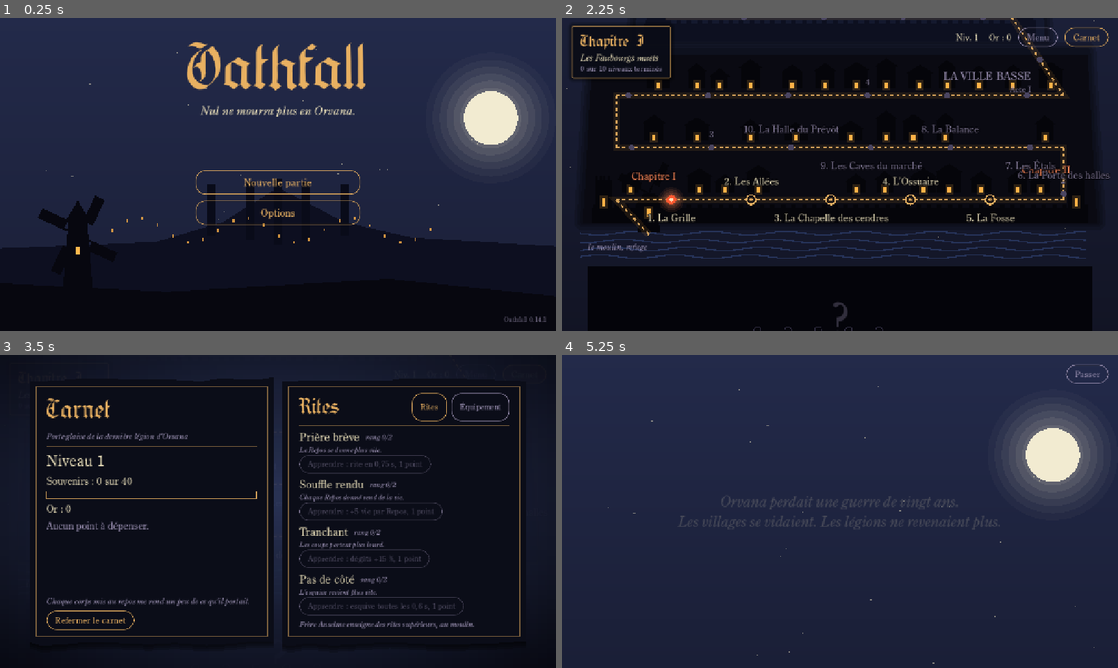
Above: before the commit, frames 1-4 (two rows, left to right).
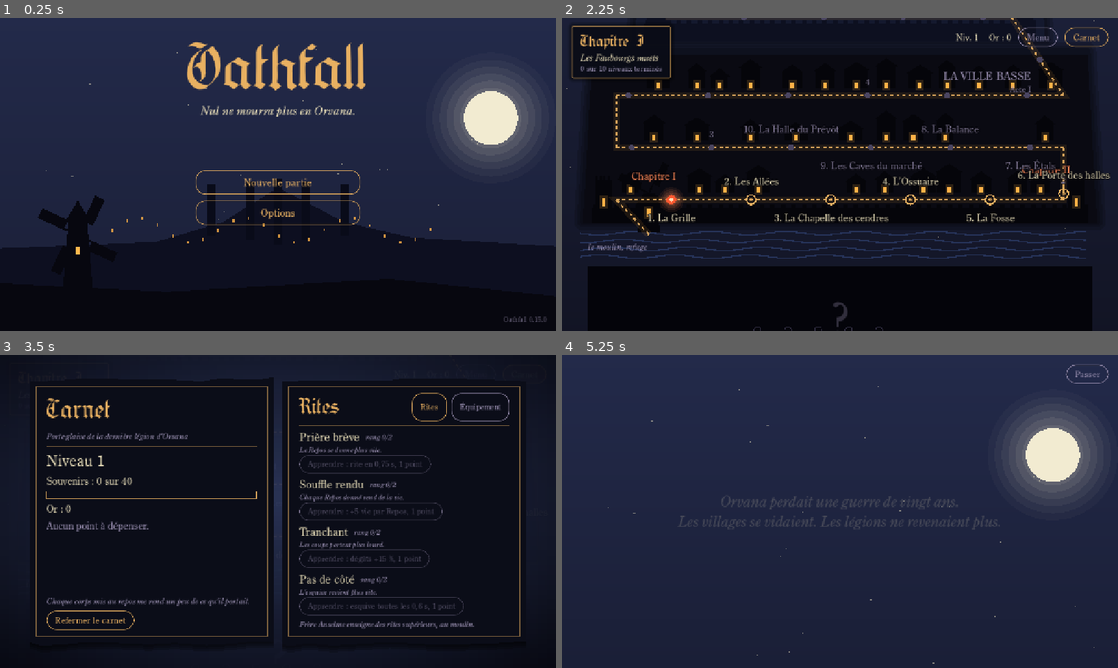
Above: after the commit, the same moments.

Repository: dev-Chris06/oathfall
Game: Godot game, scene res://scenes/main.tscn
Two runs of this game, one before a commit and one after it. Both use one fixed random seed, a clock stepped at 60 frames per second and the inputs below.
Inputs (mouse positions are in pixels of both pictures, inside the frame that each line leads up to):
- Up to frame 1 (0.25 s): no input
- Up to frame 2 (2.25 s): click "Nouvelle partie" at 0.5 s; tap Enter at 1.25 s; drag from (840, 174) to (895, 105) at 1.27 s; click "Passer" at 2 s
- Up to frame 3 (3.5 s): click "Carnet" at 2.75 s
- Up to frame 4 (5.25 s): click "Refermer le carnet" at 3.5 s; click "Menu" at 4.25 s; click "Nouvelle partie" at 5 s

The runs differ from the first frame. In frame 1, less than 0.1% of the frame differs, in the area x 90-99%, y 95-98%; in frame 2, 0.2%, in the area x 82-99%, y 48-58%; in frame 3, less than 0.1%; in frame 4, nothing differs.

Commit message:
Chapitre II, niveau 6 : La Porte des halles
- place de marché avec étals, barrières et réverbères
- trois parties : marchands, archers entre les étals, cloche
- le test automatique le traverse sans chute
- version 0.15.0

Co-Authored-By: Claude Sonnet 5.5 <noreply@anthropic.com>

Diff:
--- a/project.godot
+++ b/project.godot
@@ -12,7 +12,7 @@
 
 config/name="Oathfall"
 config/description="Action-RPG dark fantasy. Royaume d'Orvana : nul n'y meurt plus."
-config/version="0.14.1"
+config/version="0.15.0"
 run/main_scene="res://scenes/main.tscn"
 config/features=PackedStringArray("4.7", "GL Compatibility")
 config/icon="res://assets/icon/icon.png"
--- a/scripts/dev/selftest_bot.gd
+++ b/scripts/dev/selftest_bot.gd
@@ -243,6 +243,8 @@
 	if not await _traverse(&"l_ossuaire"):
 		return
 	if not await _traverse(&"la_fosse"):
+		return
+	if not await _traverse(&"la_porte_des_halles"):
 		return
 	if not await _map_tests():
 		return
--- a/scripts/level.gd
+++ b/scripts/level.gd
@@ -438,6 +438,45 @@
 	model.free()
 
 
+## Un étal de marché : table, quatre poteaux et une toile tendue de travers.
+## Le côté qui sert regarde vers +Z avant rotation de `yaw_deg`.
+func stall(pos: Vector3, yaw_deg: float, cloth: Color) -> void:
+	var root := Node3D.new()
+	root.position = pos
+	root.rotation_degrees.y = yaw_deg
+	add_child(root)
+	var wood := Fx.flat(Color(0.2, 0.14, 0.1), 0.0, 0.9)
+	var parts := [
+		[Vector3(2.6, 0.12, 1.1), Vector3(0.0, 0.9, 0.0), wood],
+		[Vector3(2.4, 0.9, 0.12), Vector3(0.0, 0.45, -0.4), wood],
+		[Vector3(0.14, 2.5, 0.14), Vector3(-1.3, 1.25, -0.55), wood],
+		[Vector3(0.14, 2.5, 0.14), Vector3(1.3, 1.25, -0.55), wood],
+		[Vector3(0.14, 2.0, 0.14), Vector3(-1.3, 1.0, 0.6), wood],
+		[Vector3(0.14, 2.0, 0.14), Vector3(1.3, 1.0, 0.6), wood],
+	]
+	for part: Array in parts:
+		var piece := MeshInstance3D.new()
+		var box := BoxMesh.new()
+		box.size = part[0]
+		piece.mesh = box
+		piece.position = part[1]
+		piece.material_override = part[2]
+		root.add_child(piece)
+	var awning := MeshInstance3D.new()
+	var sheet := BoxMesh.new()
+	sheet.size = Vector3(3.0, 0.06, 2.0)
+	awning.mesh = sheet
+	awning.position = Vector3(0.0, 2.3, 0.0)
+	awning.rotation_degrees.x = 11.0
+	awning.material_override = Fx.flat(cloth, 0.0, 1.0)
+	root.add_child(awning)
+	var crate := place("barrel_small_stack.glb", pos + Vector3(0.0, 1.0, 0.0), yaw_deg)
+	if crate != null:
+		crate.scale = Vector3.ONE * 0.45
+	var footprint := Vector3(2.6, 1.0, 1.2) if absf(fmod(yaw_deg, 180.0)) < 45.0 else Vector3(1.2, 1.0, 2.6)
+	solid(pos, footprint)
+
+
 ## Ajoute un obstacle invisible. `size.y` vaut par défaut la hauteur d'un mur.
 func solid(center: Vector3, size: Vector3, yaw_deg := 0.0) -> CollisionShape3D:
 	var shape := CollisionShape3D.new()
--- /dev/null
+++ b/scripts/levels/la_porte_des_halles.gd
@@ -0,0 +1,148 @@
+class_name LaPorteDesHalles
+extends Level
+## Niveau 6 — La Porte des halles.
+##
+## Chapitre II. Une grande place de marché, étals de part et d'autre, que
+## des marchands morts tiennent encore. Les morts du chapitre I reviennent ici
+## en foule, plus nombreux, répartis entre les étals.
+##
+##   z =   4 : entrée, depuis la route
+##   z = -26 : première barrière
+##   z = -52 : seconde barrière
+##   z = -80 : sortie, vers les Étals
+
+const HALF_WIDTH := 9.0
+const GATE_Z: Array[float] = [-26.0, -52.0]
+const STALL_Z: Array[float] = [-8.0, -17.0, -34.0, -43.0, -60.0, -69.0]
+const EXIT := Vector3(0.0, 0.0, -77.0)
+const CLOTHS: Array[Color] = [Color(0.32, 0.08, 0.07), Color(0.28, 0.2, 0.08), Color(0.12, 0.16, 0.2), Color(0.22, 0.1, 0.16)]
+
+
+func _init() -> void:
+	title = "La Porte des halles"
+	next_level = &"les_etals"
+
+
+func _checkpoint_position(index: int) -> Vector3:
+	match index:
+		1:
+			return Vector3(0.0, 0.0, -29.0)
+		2:
+			return Vector3(0.0, 0.0, -55.0)
+	return Vector3(0.0, 0.0, 6.0)
+
+
+# --- Scénario -----------------------------------------------------------------
+
+func _run(checkpoint: int) -> void:
+	open_gates_before(checkpoint)
+	if checkpoint <= 0:
+		await _first_crowd()
+	if checkpoint <= 1:
+		await _behind_the_stalls()
+	await _last_stretch()
+	await _leave()
+
+
+## Les marchands : des Dépouilles, derrière leurs étals.
+func _first_crowd() -> void:
+	await say("LES HALLES", 2.5)
+	await reach(Vector3(0.0, 0.0, -3.0), 3.0)
+	hud.show_message("Les marchands tiennent encore leurs étals.\nIls ne vendront plus rien.", 4.5)
+	spawn_group(&"depouille", [Vector3(-5.0, 0.0, -11.0), Vector3(5.0, 0.0, -13.0), Vector3(-4.0, 0.0, -18.0)])
+	await wait_until(func() -> bool: return standing_count() <= 1)
+	spawn_group(&"depouille", [Vector3(4.0, 0.0, -21.0), Vector3(-2.0, 0.0, -22.0)])
+	await until_peace()
+	hud.show_message("La barrière s'ouvre.", 2.5)
+	open_gate(0)
+	await reach(_checkpoint_position(1), 3.0)
+	mark_checkpoint(1)
+
+
+## Des archers postés entre les étals.
+func _behind_the_stalls() -> void:
+	spawn(&"archer_creux", Vector3(-6.5, 0.0, -38.0))
+	spawn(&"archer_creux", Vector3(6.5, 0.0, -46.0))
+	spawn_group(&"depouille", [Vector3(-2.0, 0.0, -36.0), Vector3(3.0, 0.0, -40.0), Vector3(0.0, 0.0, -45.0)])
+	hud.show_message("Des archers, entre les étals.\nTraverse la place d'un abri à l'autre.", 5.0)
+	await wait_until(func() -> bool: return standing_count() <= 2)
+	spawn_group(&"depouille", [Vector3(-4.0, 0.0, -32.0), Vector3(4.0, 0.0, -33.0)])
+	await until_peace()
+	hud.show_message("La dernière barrière s'ouvre.", 2.5)
+	open_gate(1)
+	await reach(_checkpoint_position(2), 3.0)
+	mark_checkpoint(2)
+
+
+## Toute la foule du marché, et sa cloche.
+func _last_stretch() -> void:
+	hud.show_message("Une cloche appelle la foule.", 3.5)
+	spawn(&"porte_cloche", Vector3(0.0, 0.0, -71.0))
+	spawn(&"archer_creux", Vector3(-6.5, 0.0, -64.0))
+	spawn_group(&"depouille", [Vector3(-3.0, 0.0, -60.0), Vector3(3.0, 0.0, -61.0), Vector3(0.0, 0.0, -66.0)], 15.0)
+	await wait_until(func() -> bool: return standing_count() <= 2)
+	spawn(&"archer_creux", Vector3(6.5, 0.0, -73.0))
+	spawn_group(&"depouille", [Vector3(-4.0, 0.0, -67.0), Vector3(4.0, 0.0, -68.0)], 15.0)
+	await until_peace()
+
+
+func _leave() -> void:
+	await say("La place est silencieuse.", 2.5)
+	hud.show_message("Plus loin, les étals de la rue des bouchers.", 4.0)
+	await reach(EXIT, 2.5)
+	finish()
+
+
+# --- Décor --------------------------------------------------------------------
+
+func _build() -> void:
+	var cells: Array[Vector2] = []
+	for col in range(-6, 7):
+		for row in range(-22, 3):
+			cells.append(Vector2(col * 4.0, row * 4.0))
+	pave(GRAVEYARD + "floor_dirt.gltf", cells)
+	var stones: Array[Vector2] = []
+	for row in range(-39, 3):
+		for x: float in [-2.0, 0.0, 2.0]:
+			stones.append(Vector2(x, row * 2.0))
+	pave(GRAVEYARD + "path_A.gltf", stones)
+
+	# Les étals, face à la place, et un réverbère entre deux.
+	for i in STALL_Z.size():
+		var z := STALL_Z[i]
+		stall(Vector3(-7.4, 0.0, z), 90.0, CLOTHS[i % CLOTHS.size()])
+		stall(Vector3(7.4, 0.0, z - 3.0), -90.0, CLOTHS[(i + 2) % CLOTHS.size()])
+		if i % 2 == 0:
+			var side := -1.0 if i % 4 == 0 else 1.0
+			grave_piece("post_lantern", Vector3(side * 4.6, 0.0, z - 5.0))
+			flame(Vector3(side * 4.6, 2.6, z - 4.6), 2.2, 10.0)
+	for z: float in [-12.5, -38.5, -64.5]:
+		place("barrel_large.glb", Vector3(-8.4, 0.0, z), 20.0)
+		place("barrel_small_stack.glb", Vector3(8.3, 0.0, z - 6.0), -30.0)
+
+	# Les deux barrières : fermées sur toute la largeur de la place.
+	for gz in GATE_Z:
+		for x: float in [-4.1, 4.1, -8.3, 8.3]:
+			grave_piece("fence", Vector3(x, 0.0, gz))
+		for x: float in [-2.1, 2.1]:
+			grave_piece("fence_pillar", Vector3(x, 0.0, gz))
+		for x: float in [-5.55, 5.55]:
+			solid(Vector3(x, 0.0, gz), Vector3(6.9, 4.0, 0.6))
+	add_gate(Vector3(0.0, 0.0, GATE_Z[0]), 1)
+	add_gate(Vector3(0.0, 0.0, GATE_Z[1]), 2)
+
+	# Porte d'entrée et de sortie.
+	for z: float in [3.0, -80.0]:
+		grave_piece("arch", Vector3(0.0, 0.0, z))
+		for x: float in [-4.1, 4.1, -8.3, 8.3]:
+			grave_piece("fence", Vector3(x, 0.0, z))
+	flame(Vector3(-3.0, 2.6, -78.1), 2.4, 10.0)
+	grave_piece("post_lantern", Vector3(-3.0, 0.0, -78.5))
+
+	# Les bords de la place.
+	solid(Vector3(-HALF_WIDTH - 0.3, 0.0, -38.0), Vector3(0.6, 4.0, 92.0))
+	solid(Vector3(HALF_WIDTH + 0.3, 0.0, -38.0), Vector3(0.6, 4.0, 92.0))
+	solid(Vector3(0.0, 0.0, 9.5), Vector3(2.0 * HALF_WIDTH, 4.0, 0.6))
+	solid(Vector3(0.0, 0.0, -80.5), Vector3(2.0 * HALF_WIDTH, 4.0, 0.6))
+	for x: float in [-5.55, 5.55]:
+		solid(Vector3(x, 0.0, 3.0), Vector3(6.9, 4.0, 0.6))
--- a/scripts/main.gd
+++ b/scripts/main.gd
@@ -26,6 +26,7 @@
 	&"la_chapelle": preload("res://scripts/levels/la_chapelle.gd"),
 	&"l_ossuaire": preload("res://scripts/levels/l_ossuaire.gd"),
 	&"la_fosse": preload("res://scripts/levels/la_fosse.gd"),
+	&"la_porte_des_halles": preload("res://scripts/levels/la_porte_des_halles.gd"),
 	&"refuge": preload("res://scripts/levels/refuge.gd"),
 }
 
Not shown, changed: export_presets.cfg
Not shown, added: scripts/levels/la_porte_des_halles.gd.uid
Not shown, changed: CLAUDE.md
